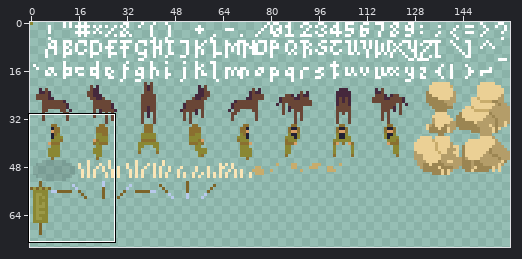
One commit to this pixel-art file: src/sprites.aseprite. Above: a wide view before the commit, with the close-up outlined.
Close-up. The starting point:
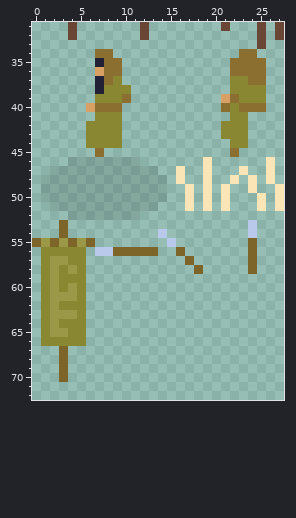
160x112 pixels, 1 frame. Shown: x 0..27, y 31..72. The wide view leaves out empty margins.
After the commit:
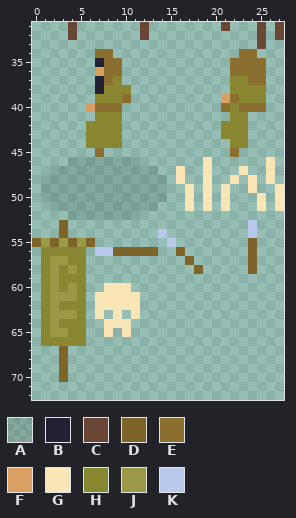
Palette (. is transparent): A #0000001f  B #222034  C #694636  D #7d6429  E #8a6f30  F #d9a066  G #fae5b6  H #8a8733  J #9b9947  K #b8c9eb
The edit:
{"y":60,"x":8,"old":"...","new":"GGG"}
{"y":61,"x":7,"old":".....","new":"GGGGG"}
{"y":62,"x":7,"old":".....","new":"GGGGG"}
{"y":63,"x":7,"old":".","new":"G"}
{"y":63,"x":9,"old":".","new":"G"}
{"y":63,"x":11,"old":".","new":"G"}
{"y":64,"x":8,"old":"...","new":"GGG"}
{"y":65,"x":8,"old":".","new":"G"}
{"y":65,"x":10,"old":".","new":"G"}
{"label":"added","picture_box":[95,283,140,337]}
